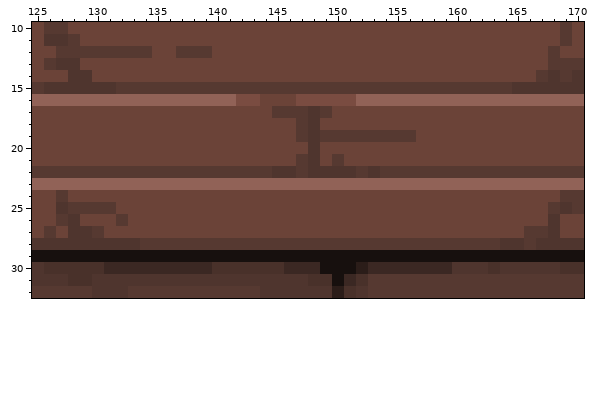
Two states of a pixel-art file, Assets/Sprites/bg.ase. The picture above was drawn from the file before the commit.
300x180 pixels, 1 frame. Colours within 5 levels of each other are drawn and written as one. Shown: x 125..170, y 10..32. The commit also changed other parts of the picture, which this record leaves out.
Once edited:
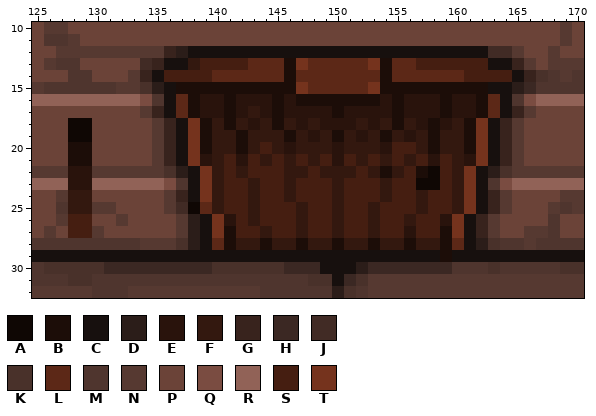
Palette (. is transparent): A #0f0704  B #1c0d08  C #17100e  D #2b1d19  E #29130c  F #33180f  G #38231d  H #3b2823  J #412b25  K #49312a  L #5c2817  M #4f352e  N #563931  P #6b4338  Q #7a4c41  R #916257  S #451e11  T #75331d
From old to new:
layer "Door" added
layer "Layer 2" added
Changed rows in their new state; - is an unchanged pixel.
Layers "Layer 2", "Door":
first column x 128:
12 -------NGDCCCCCCCCCCCCCCCCCCCCCCCCCJJN--
13 ------JGCCFSSSSLLLBTLLLLLTBLLSSSSSSCCGN-
14 -----NGCSSSSLLLLLLBLLLLLLLBLLLLLLSSSSCGK
15 ------KDCBBBBBBBBBBTLLLLLTBBBBBBBBBCCDH-
16 ------QMCLBEEBEEEBEBBBBBBBEBEEEBEEBLCMQ-
17 ------NGCLBEEBEFEBEEEEBEEEEBEEEBEEBLCGN-
18 AA-----NGCTBFBFEFBFEFEEEFEFBFEBEFBTCGN--
19 AA-----NGCTBFFBFFFBFEFBFEFBFEFBFFBTCGN--
20 BB-----NGCTBFFBFSFEFFFEFFFESSFBFFBTCGN--
21 BB-----NGCTEFSESFSFSFSESFSFSFSESFETCGN--
22 EE------KDCTFSFSSSFFSFFFSFBFSBASFTCDK---
23 EE------QMCTFSSFSSFSSSFSSSFSSAASFTCMQ---
24 FF------NGCTFSSFSSFSSSFSSSFSSFSSFTCGN---
25 FF------NJALFSSFSSSFSSFSSFSSSFSSFTCGN---
26 SS-------NDCTESFSSSFSSFSSFSSFSSETCGN----
27 SS-------NDCTBSSFSSFSSFSSFSSESSBTCGN----
28 ---------KDCLBFFBFFBFFBFFBFFBFFBLCDK----
29 -------------------------------B--------
